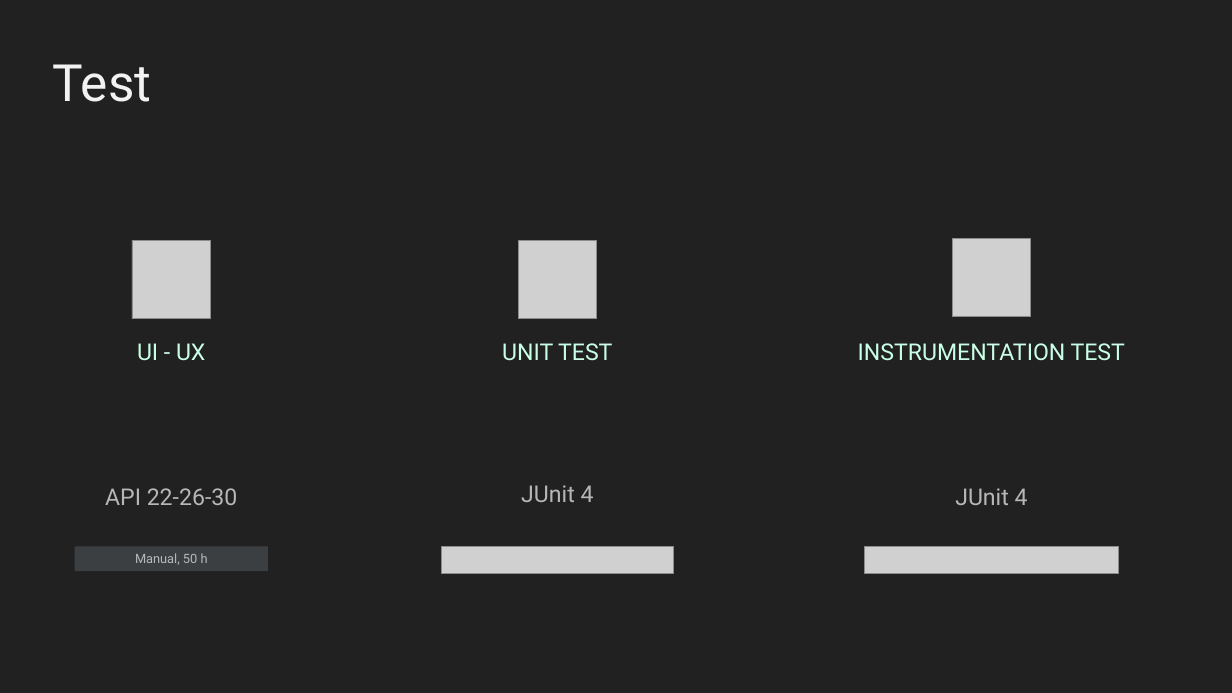
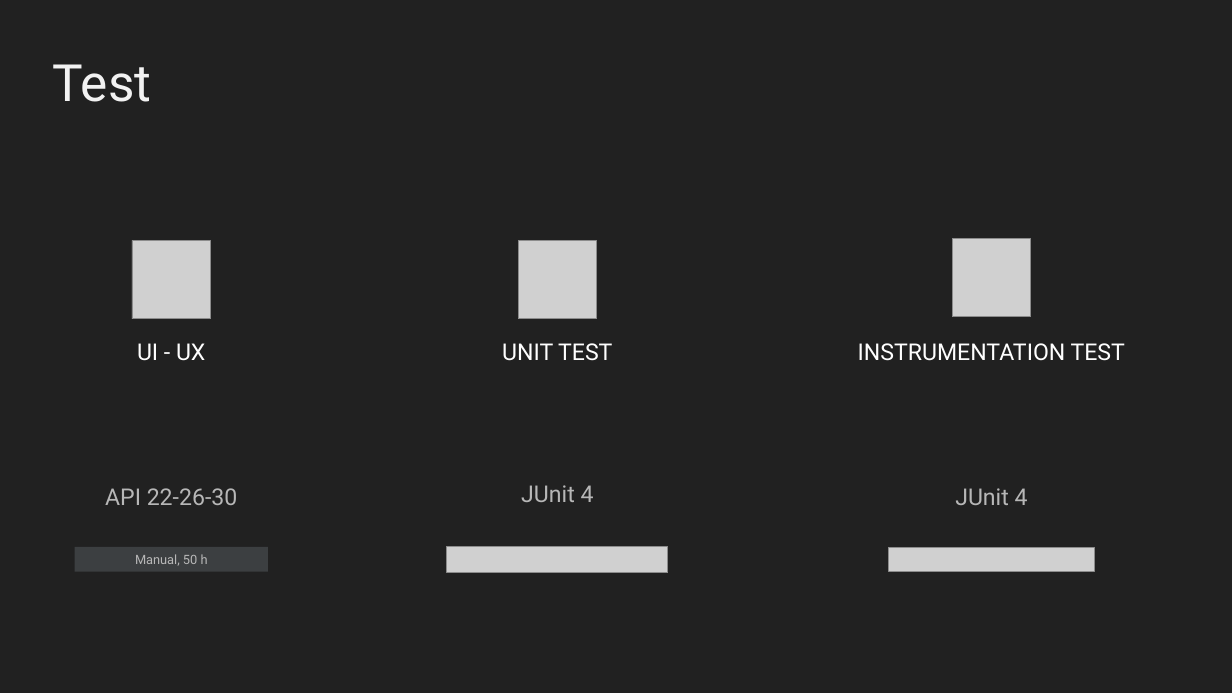
Before and after one commit to m-calabresi/Clup, a slide deck: slide 11 of Documentation/Application Overview.pptx (slide 9 before the commit). Drawn at 1232x693 pixels with LibreOffice and Linux fonts; fonts in the diff are those of the drawing; grey boxes stand for pictures; background and template pictures are left out. Boxes give left, top, right and bottom in pixels: in the first picture for what was removed or moved away, otherwise in the second. Text is boxed around its words. In the diff, an @@ line names an element or a change of style, - is before the commit and + after.

```diff
--- a/Documentation/Application Overview.pptx
+++ b/Documentation/Application Overview.pptx
@@ text colour #CAFFE7 to #FFFFFF in 3 elements at bbox=[502, 343, 612, 361], bbox=[137, 343, 205, 361], bbox=[858, 343, 1125, 361] @@
@@ picture: place and size @@
-picture at bbox=[441, 546, 674, 573]
+picture at bbox=[447, 547, 668, 573]
@@ picture: place and size @@
-picture at bbox=[864, 546, 1119, 573]
+picture at bbox=[888, 547, 1094, 571]
```
Also in this commit, not shown: 3 slides added, 1 slide removed.
